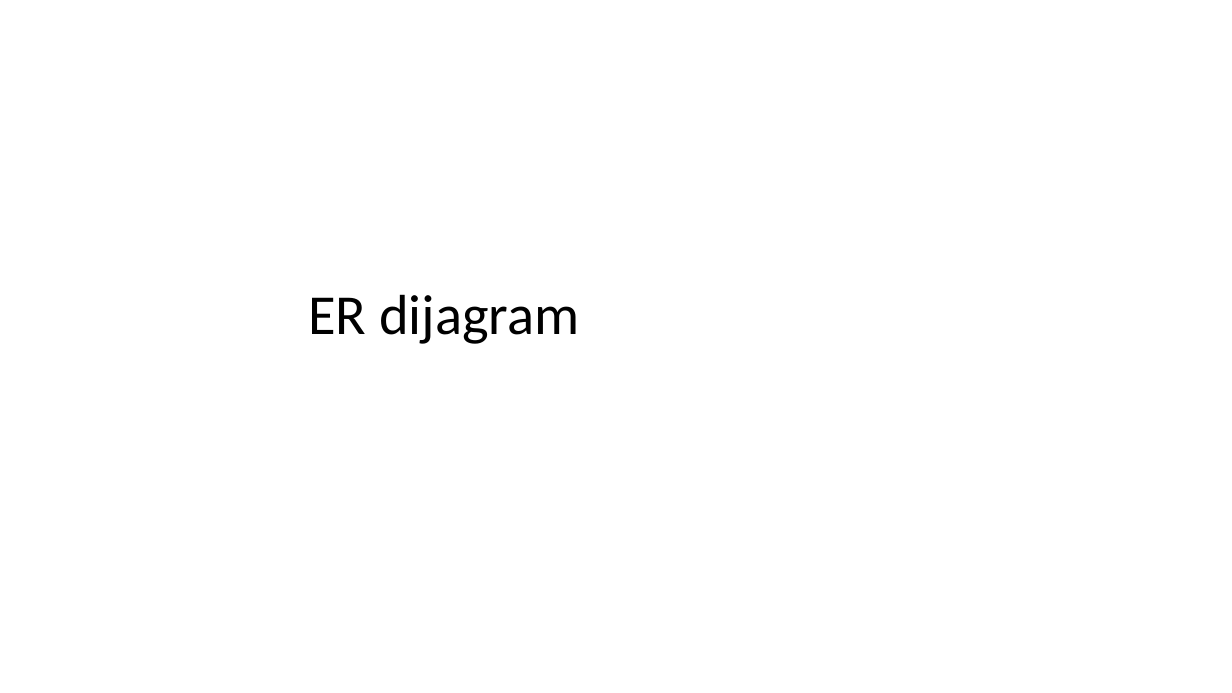
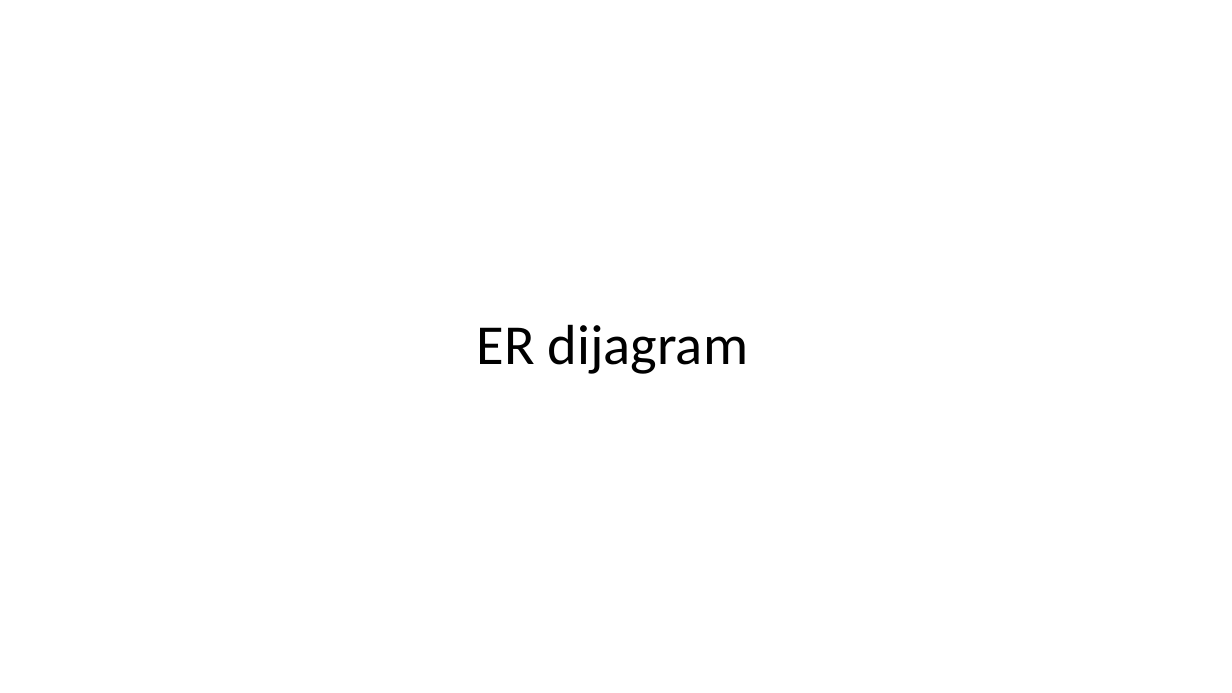
Before and after one commit to edin-3031/Projektna_Organizacija, a slide deck: slide 2 of Projektna organizacija.pptx. Drawn at 1232x693 pixels with LibreOffice and Linux fonts; fonts in the diff are those of the drawing. Boxes give left, top, right and bottom in pixels: in the first picture for what was removed or moved away, otherwise in the second. Text is boxed around its words. In the diff, an @@ line names an element or a change of style, - is before the commit and + after.

```diff
--- a/Projektna organizacija.pptx
+++ b/Projektna organizacija.pptx
@@ title "ER dijagram": place and size @@
-title "ER dijagram" at (308, 294, 579, 344)
+title "ER dijagram" at (477, 324, 748, 374)
```
Also in this commit, not shown: 7 other slides changed, 1 slide added, 1 slide removed, 19 other files.
